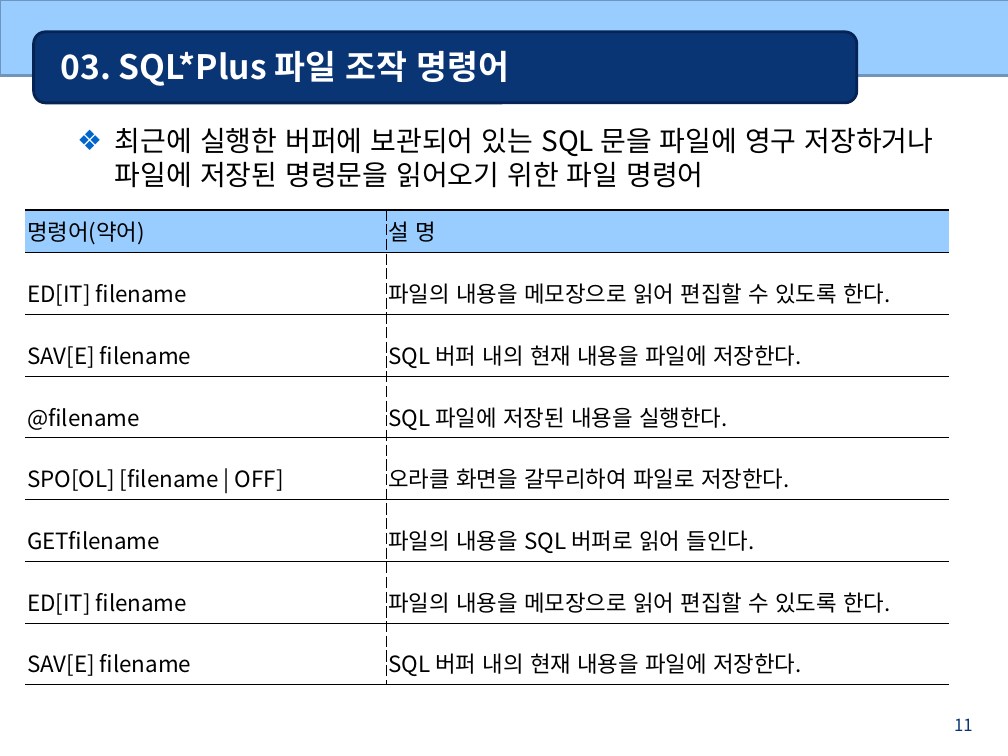
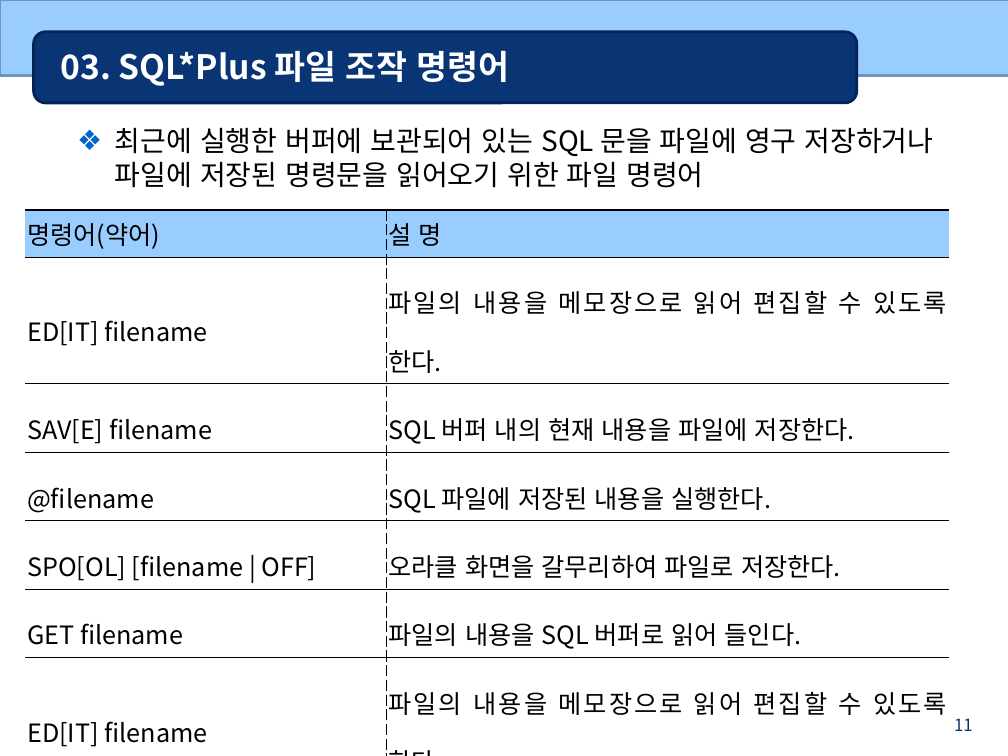
Before and after one commit to bcchoi518/Gukbi, a slide deck: slide 11 of 6_Oracle(DB)/oracle_ppt/03 SQLPLUS.ppt. Drawn at 1008x756 pixels with LibreOffice and Linux fonts; fonts in the diff are those of the drawing. Boxes give left, top, right and bottom in pixels: in the first picture for what was removed or moved away, otherwise in the second. Text is boxed around its words. In the diff, an @@ line names an element or a change of style, - is before the commit and + after.

```diff
--- a/6_Oracle(DB)/oracle_ppt/03 SQLPLUS.ppt
+++ b/6_Oracle(DB)/oracle_ppt/03 SQLPLUS.ppt
@@ table at [25, 210, 949, 751] @@
-row 6, column 1: GETfilename
+row 6, column 1: GET filename
@@ size 16 to 18 pt @@
```
Also in this commit, not shown: 6 other slides changed, 43 other files.
